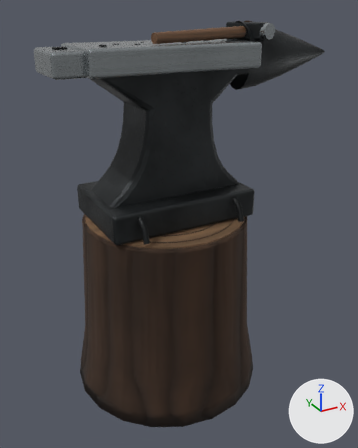
The glTF model public/assets/interactive_props/006.glb as it was, and as the next commit left it.
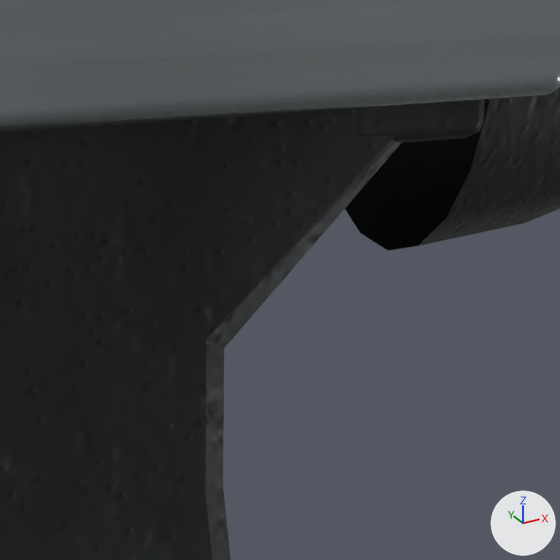
The first picture shows the older version from a 50 mm lens placed at (-0.512, -1.002, 0.915), pointed at (0.047, 0.014, 0.407). The close-ups show the older and then the newer version on the part from 50% to 73% of the width and 12% to 30% of the height of that picture. Only the edits that show in the close-ups are written down. The axes (+X, +Y, +Z) are drawn at lower right. The lights are the same throughout. Where no turn or scale is listed for an object, it has been applied to the vertices.

The first close-up shows 'forged iron', 'machined steel'.
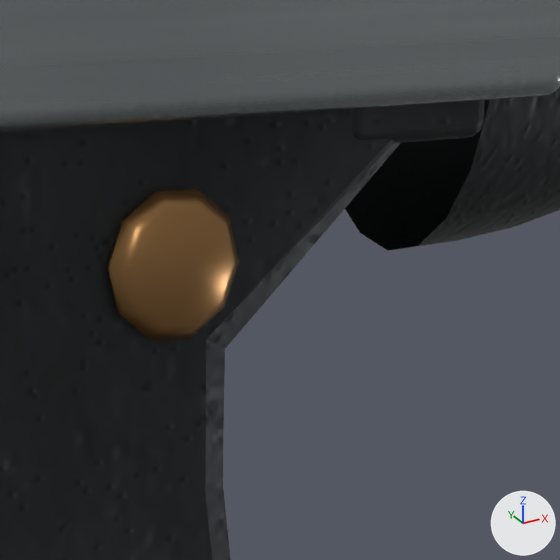
Where the change shows, as pixel boxes [x1, y1, x2, y2] in the close-ups (560 x 560 px):
'peened pin', added (brown)
    after: [106, 189, 239, 341]

Patch to the scene script:
```diff
--- a/public/assets/interactive_props/006.glb.py
+++ b/public/assets/interactive_props/006.glb.py
@@ mat_peened_pin @@
+mat_peened_pin = principled_material('peened pin')
+mat_peened_pin.base_color = (0.36, 0.19, 0.071)  # brown #a2794b
+mat_peened_pin.metallic = 0.82
+mat_peened_pin.roughness = 0.3
@@ me_peened_pin @@
+me_peened_pin.from_pydata(...)  # 200 vertices, 384 faces; spans x -0.094..0.376, y -0.08..0.036, z 0.545..0.777
+me_peened_pin.materials.append(mat_peened_pin)  # brown #a2794b
@@ ob_peened_pin @@
+ob_peened_pin = bpy.data.objects.new('peened pin', me_peened_pin)
+ob_peened_pin.location = (0.0, 0.0, 0.0)
```
